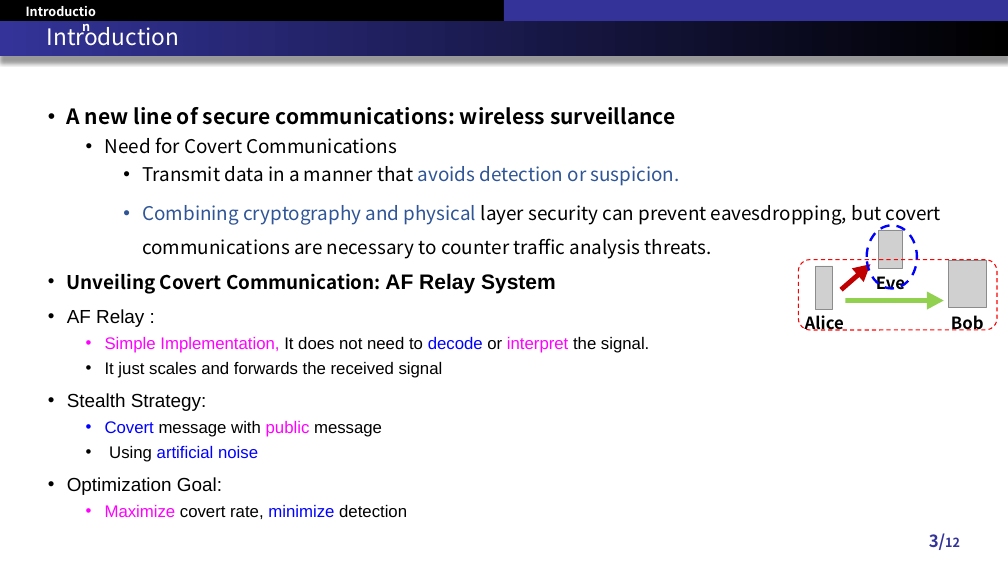
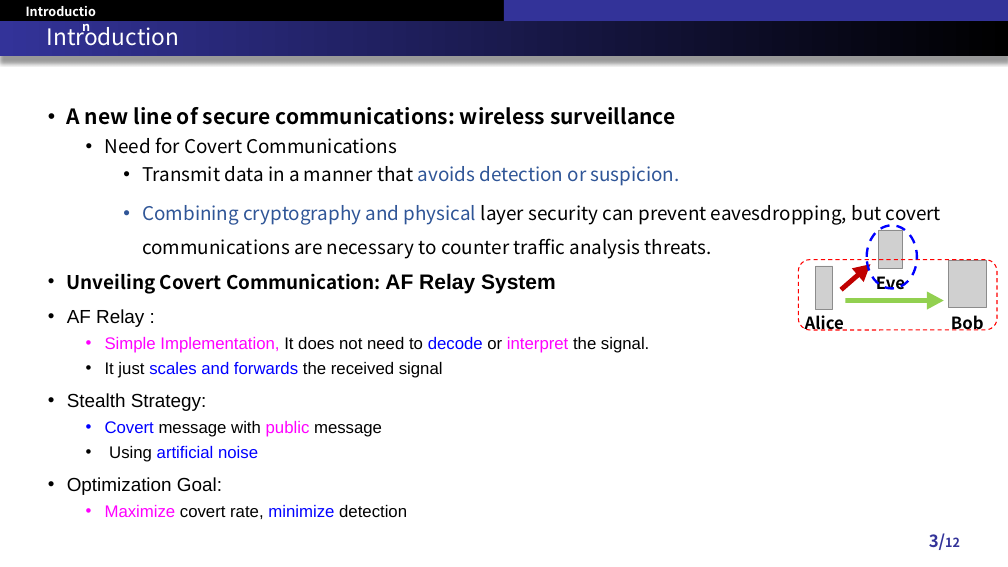
Before and after one commit to RefatHanbat/Presentation-of-SDM, a slide deck: slide 3 of New Problem/RSCC Conference 2024.pptx. Drawn at 1008x567 pixels with LibreOffice and Linux fonts; fonts in the diff are those of the drawing; grey boxes stand for pictures. Boxes give left, top, right and bottom in pixels: in the first picture for what was removed or moved away, otherwise in the second. Text is boxed around its words. In the diff, an @@ line names an element or a change of style, - is before the commit and + after.

```diff
--- a/New Problem/RSCC Conference 2024.pptx
+++ b/New Problem/RSCC Conference 2024.pptx
@@ text at (105, 362, 443, 378): text colour #000000 to #0000FF in "scales and forwards" @@
```
Also in this commit, not shown: 1 other slide changed, 2 other files.
